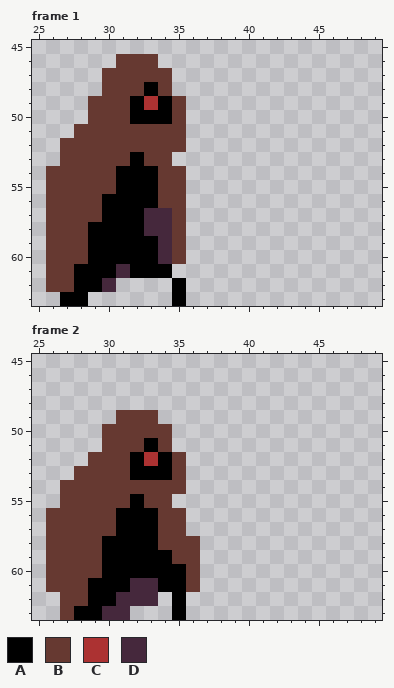
One commit to this pixel-art file: ZEROSECTOR/Assets/LSW/99. Assets/vagabond/assets/aseprite-files/vagabond-death.aseprite. This is how it looked before the edit.
64x64 pixels, 7 frames. Shown: frame 1: x 25..49, y 45..63; frame 2: x 25..49, y 45..63. The commit also changed other frames, which this record leaves out.
Palette (. is transparent): A #000000  B #663931  C #ac3232  D #45283c
Pixels before, frame 1, first column x 26:
46 .....BBB..
47 ....BBBBB.
48 ....BBBAB.
49 ...BBBACAB
50 ...BBBAAAB
51 ..BBBBBBBB
52 .BBBBBBBBB
53 .BBBBBABB.
54 BBBBBAAABB
55 BBBBBAAABB
56 BBBBAAAABB
57 BBBBAAADDB
58 BBBAAAADDB
59 BBBAAAAADB
60 BBBAAAAADB
61 BBAAADAAA.
62 BBAAD....A
63 .AA......A
Pixels before, frame 2, first column x 26:
49 .....BBB...
50 ....BBBBB..
51 ....BBBAB..
52 ...BBBACAB.
53 ..BBBBAAAB.
54 .BBBBBBBBB.
55 .BBBBBABB..
56 BBBBBAAABB.
57 BBBBBAAABB.
58 BBBBAAAABBB
59 BBBBAAAAABB
60 BBBBAAAAAAB
61 BBBAAADDAAB
62 .BBAADDD.A.
63 .BAADD...A.
The same view after the edit:
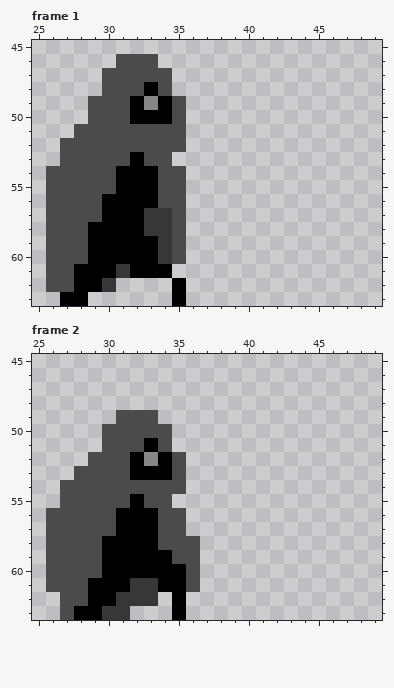
Difference:
colour B: #663931 -> #4b4b4b
colour C: #ac3232 -> #878787
colour D: #45283c -> #373737
Pixel boxes of the changes (left, top, right, bottom) in both pictures:
changed: (46, 54, 186, 292)
changed: (46, 410, 200, 620)
